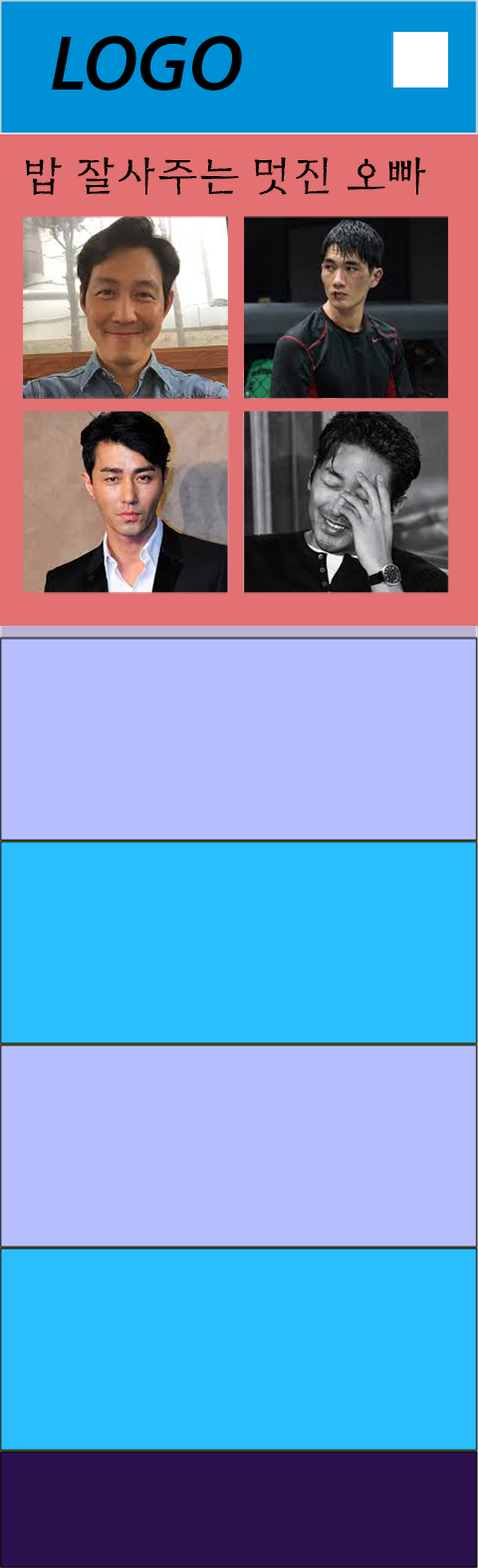
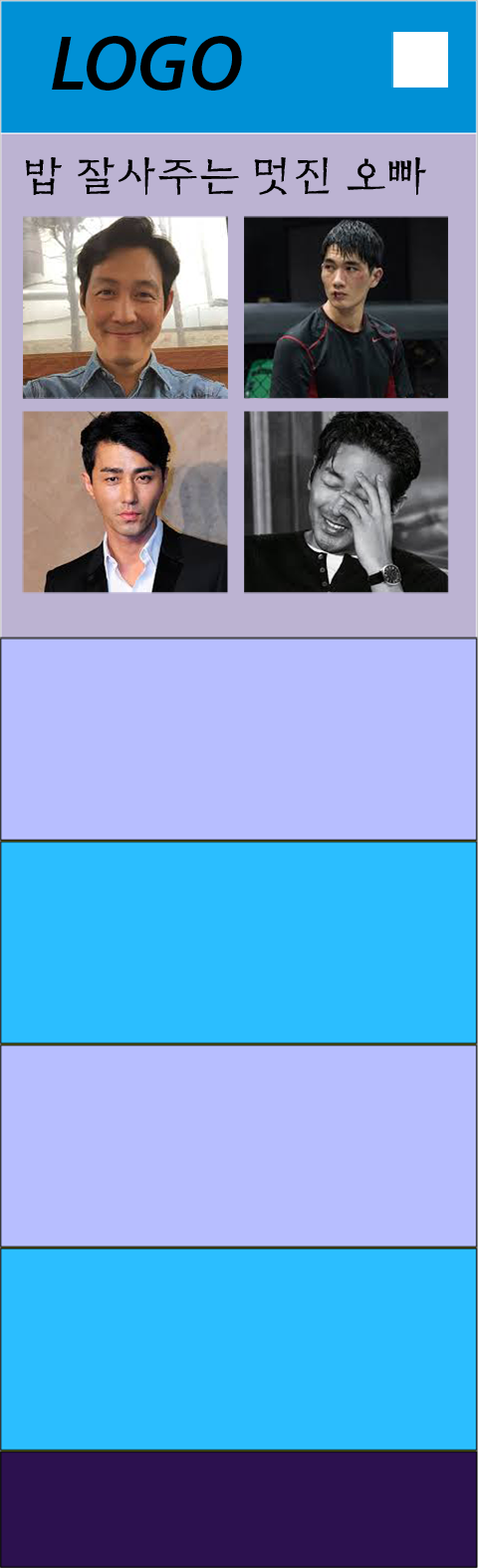
Layered file, before and after one edit (478x1568). Changes by layer:
removed group "Menu>box" (14 layers) over (x1=0, y1=134, x2=478, y2=626)
removed group "box1Image" (2 layers) from group "Menu>box" over (x1=14, y1=200, x2=228, y2=430)
renamed "clippingMask" to "Menu>box", moved it out of group "box1Image", painted on it over (x1=14, y1=157, x2=449, y2=594)
removed layer "box1" from group "box1Image" over (x1=22, y1=215, x2=228, y2=399)
removed group "box2Image" (2 layers) from group "Menu>box" over (x1=229, y1=200, x2=450, y2=476)
removed layer "images" from group "box2Image" over (x1=229, y1=200, x2=450, y2=476)
removed layer "box2" from group "box2Image" over (x1=243, y1=215, x2=448, y2=398)
removed group "box3Image" (2 layers) from group "Menu>box" over (x1=21, y1=374, x2=229, y2=626)
removed layer "다운로드" from group "box3Image" over (x1=21, y1=386, x2=228, y2=626)
removed layer "box3" from group "box3Image" over (x1=21, y1=374, x2=229, y2=594)
removed group "box4Image" (2 layers) from group "Menu>box" over (x1=242, y1=370, x2=450, y2=626)
removed layer "image" from group "box4Image" over (x1=243, y1=380, x2=450, y2=626)
removed layer "box4" from group "box4Image" over (x1=242, y1=370, x2=449, y2=594)
removed layer "menu" from group "Menu>box" over (x1=25, y1=157, x2=426, y2=196)
removed layer "Rectangle 1" from group "Menu>box" over (x1=0, y1=134, x2=478, y2=626)
